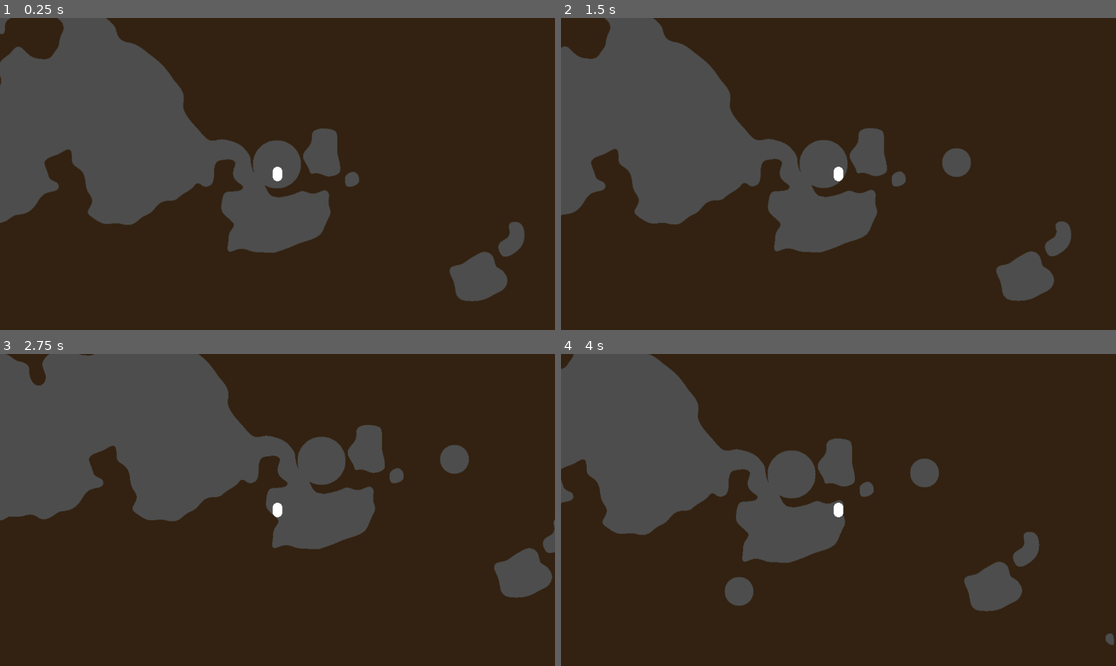
Above: before the commit, frames 1-4 (two rows, left to right).
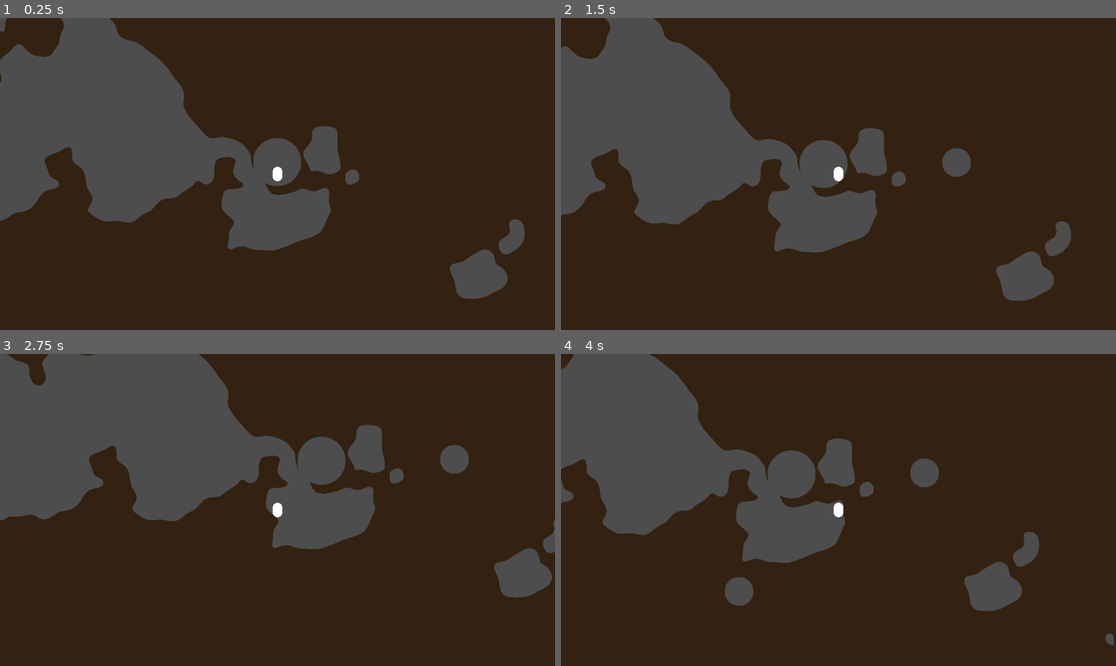
Above: after the commit, the same moments.

Repository: rcfox/DigGame
Game: Godot game, scene res://world.tscn
Two runs of this game, one before a commit and one after it. Both use one fixed random seed, a clock stepped at 60 frames per second and the inputs below.
Inputs (mouse positions are in pixels of both pictures, inside the frame that each line leads up to):
- Up to frame 1 (0.25 s): no input
- Up to frame 2 (1.5 s): move the mouse to (960, 158) at 0.52 s; hold D (right) from 0.53 s (still down); click (960, 158) at 0.67 s; tap W (up) at 0.77 s; move the mouse to (727, 189) at 1.27 s
- Up to frame 3 (2.75 s): tap W (up) at 1.52 s; move the mouse to (333, 441) at 2.02 s; release D (right) at 2.03 s; hold A (left) from 2.03 s (still down)
- Up to frame 4 (4 s): move the mouse to (810, 572) at 2.77 s; release A (left) at 2.78 s; hold D (right) from 2.78 s (still down); click (810, 572) at 2.92 s; tap W (up) at 3.02, 3.77 s; move the mouse to (1005, 556) at 3.52 s

The runs differ from the first frame. In frame 1, 1.6% of the frame differs, in the area x 0-95%, y 0-91%; in frame 2, nothing differs; in frame 3, less than 0.1%; in frame 4, less than 0.1%.

Commit message:
Increase default load radius so that bigger screens don't show pop-in.

Diff:
--- a/destructible_terrain.gd
+++ b/destructible_terrain.gd
@@ -11,8 +11,8 @@
 		terrain_color = value
 		init_terrain()
 
-@export var load_radius: int = 5  # Chunks to keep loaded around player
-@export var unload_radius: int = 10  # Unload beyond this distance
+@export var load_radius: int = 10  # Chunks to keep loaded around player
+@export var unload_radius: int = 15  # Unload beyond this distance
 
 @export var players: Array[Node2D] = []
 
